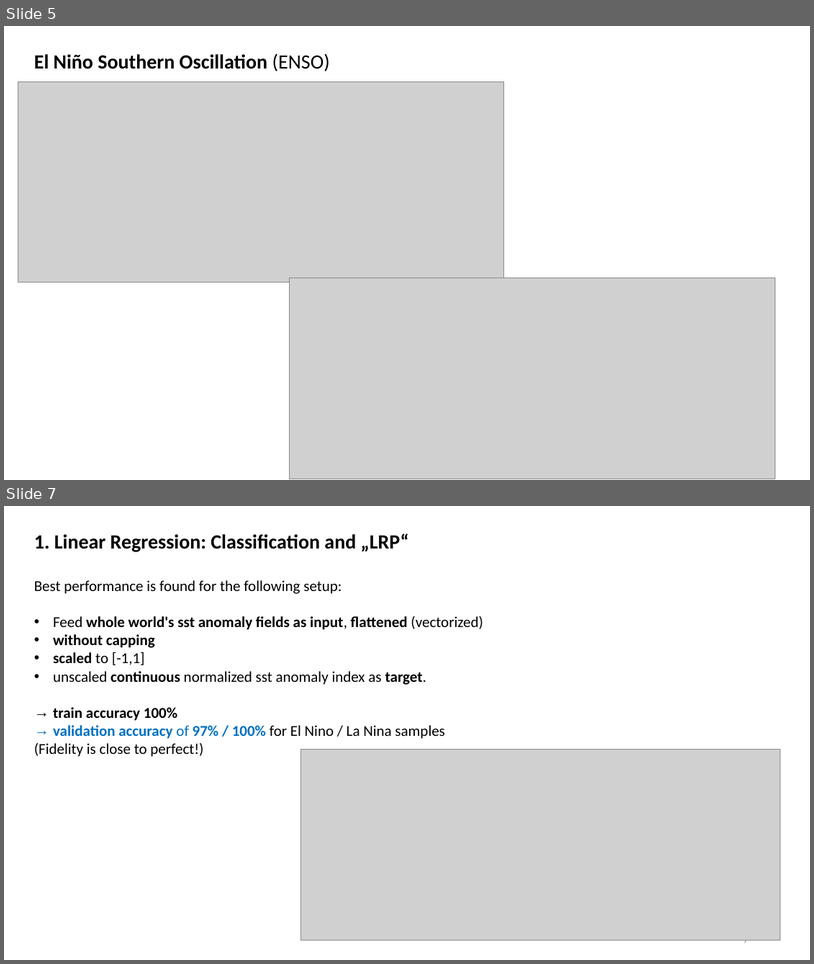
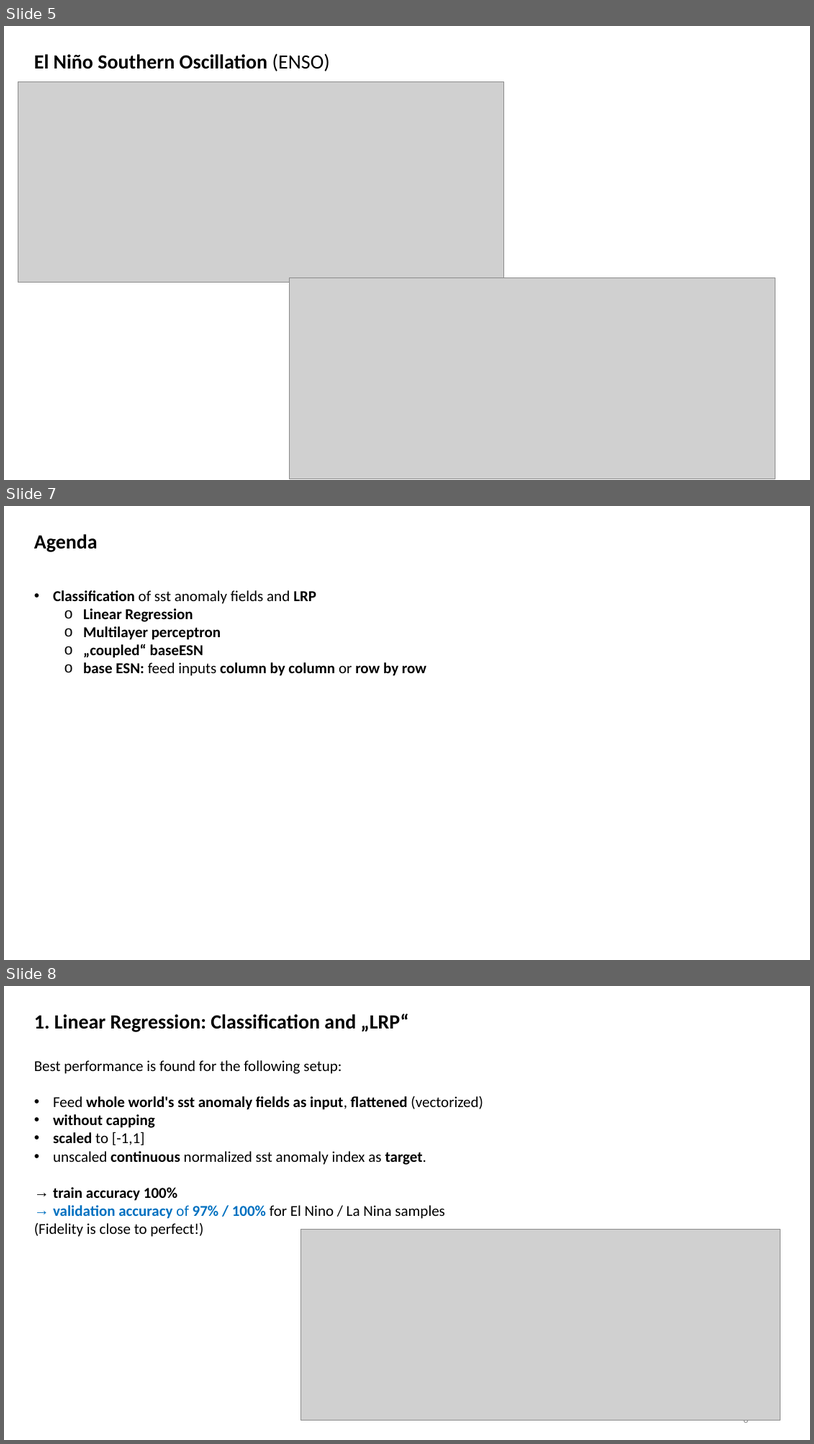
Before and after one commit to MarcoLandtHayen/EchoStateNetworks, a slide deck: ESN_exp09_Classification_LRP.pptx. Shown one above the other, each under a label of ours: slides 5 and 7 before the commit, slides 5, 7 and 8 after it; the slides between them are not shown. The pictures are 814x964 and 814x1444 pixels, drawn with LibreOffice and Linux fonts; fonts in the diff are those of the drawing; grey boxes stand for pictures. Boxes give left, top, right and bottom in pixels: in the first picture for what was removed or moved away, otherwise in the second. Text is boxed around its words. In the diff, an @@ line names an element or a change of style, - is before the commit and + after.

Commit message:
duplicated ESN_exp09 to have second part for trying especially ESN models on un-capped inputs with scaling to [0,1], sigmoid activation and single continuous sst anomaly index target plus modified wrap up slides

```diff
--- a/ESN_exp09_Classification_LRP.pptx
+++ b/ESN_exp09_Classification_LRP.pptx
@@ slide 7 added at [4, 506, 810, 960], background #FFFFFF @@
@@ text added at [34, 534, 98, 552], 24 pt, text #000000, bold @@
+Agenda
@@ text added at [53, 590, 427, 676], 18 pt, text #000000, bold @@
+• Classification of sst anomaly fields and LRP
+  o Linear Regression
+  o Multilayer perceptron
+  o „coupled“ baseESN
+  o base ESN: feed inputs column by column or row by row
@@ what was slide 7 is now slide 8 @@
@@ page number at [743, 1419, 748, 1425]: text changed @@
-7
+8
```
Also in this commit, not shown: 5 slides changed, 9 other slides added, 2 other files.
